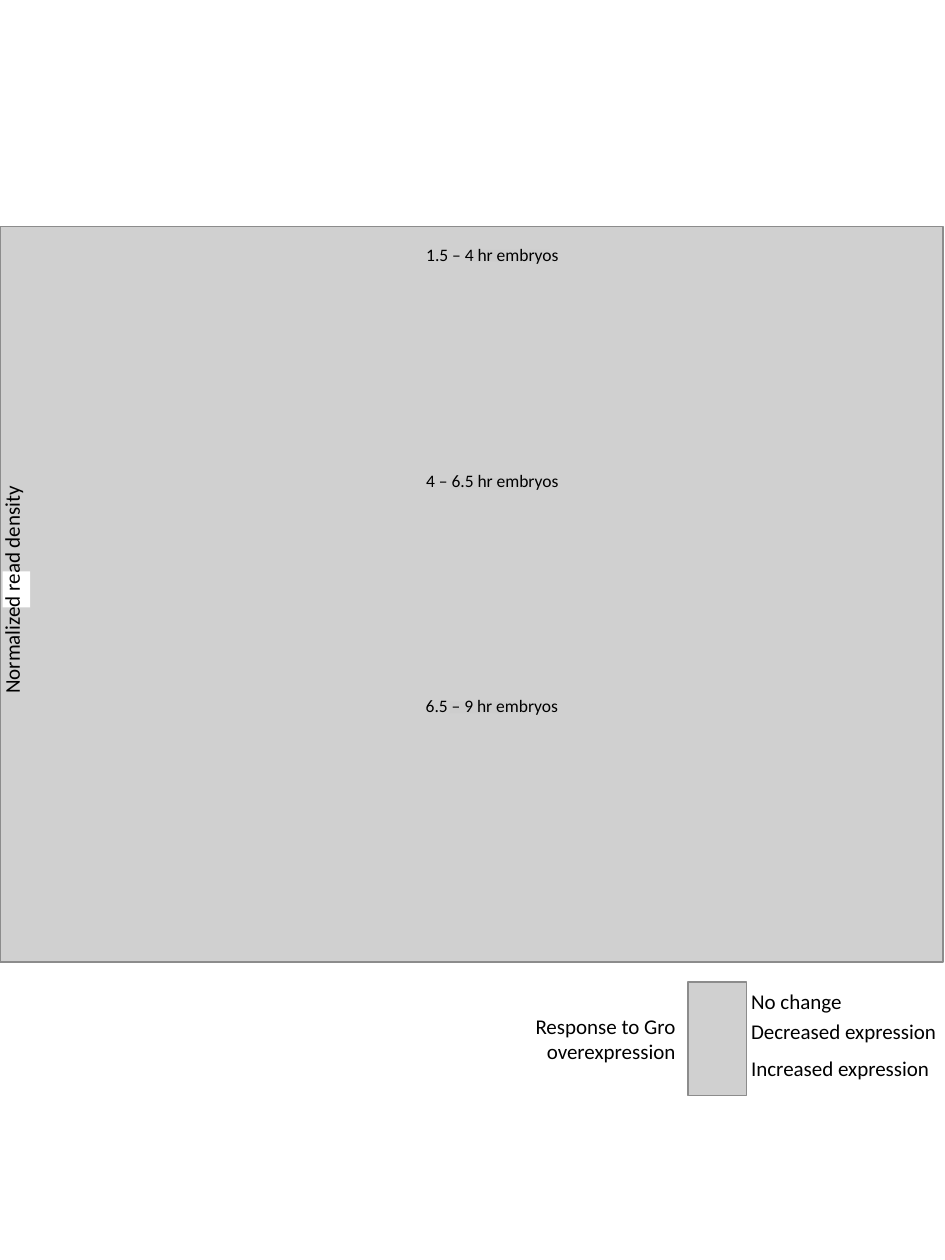
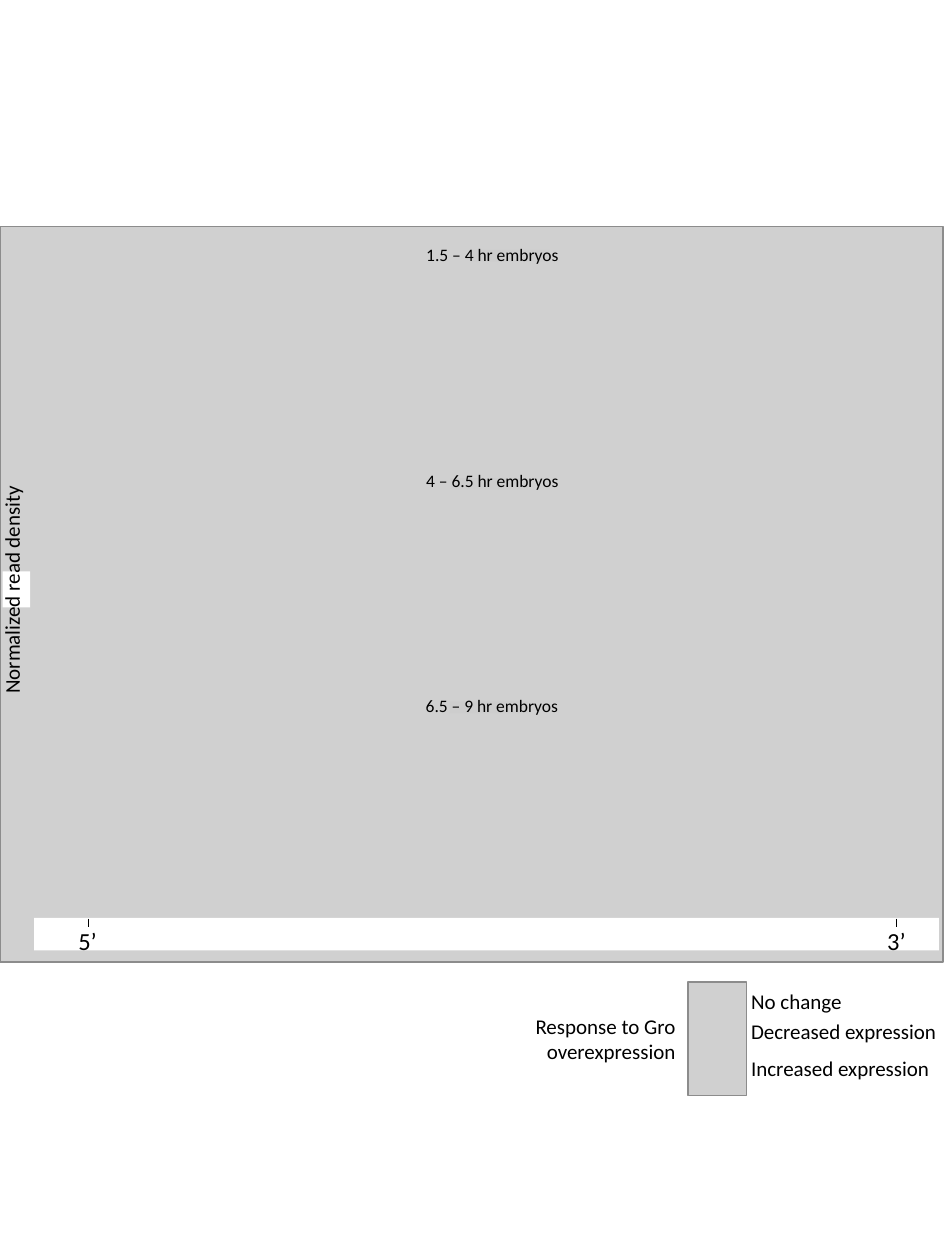
Before and after one commit to mdchambers/dissertation, a slide deck: slide 8 of ch3_nascent.figures/ch3_nascent.figures.pptx (slide 7 before the commit). Drawn at 945x1260 pixels with LibreOffice and Linux fonts; fonts in the diff are those of the drawing; grey boxes stand for pictures. Boxes give left, top, right and bottom in pixels: in the first picture for what was removed or moved away, otherwise in the second. Text is boxed around its words. In the diff, an @@ line names an element or a change of style, - is before the commit and + after.

```diff
--- a/ch3_nascent.figures/ch3_nascent.figures.pptx
+++ b/ch3_nascent.figures/ch3_nascent.figures.pptx
@@ rectangle added at [34,919,939,951], fill #FFFFFF @@
@@ line added from (88, 919) to (88, 927), #000000 0.5 pt @@
@@ line added from (897, 919) to (897, 927), #000000 0.5 pt @@
@@ text added at [78,933,97,956], 14 pt, text #000000 @@
+5’
@@ text added at [887,933,906,956], 14 pt, text #000000 @@
+3’
```
Also in this commit, not shown: 1 slide added, 14 other files.
